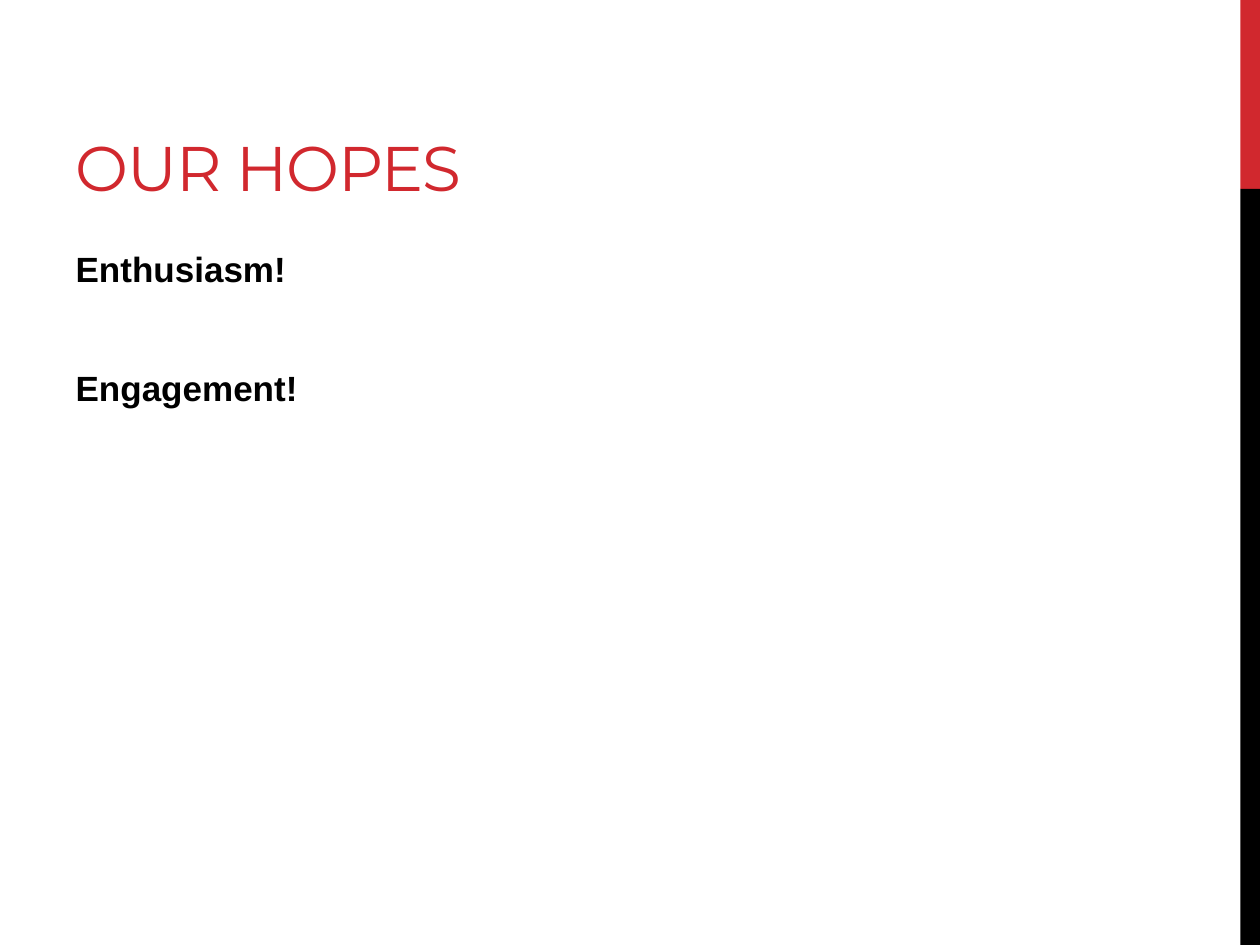
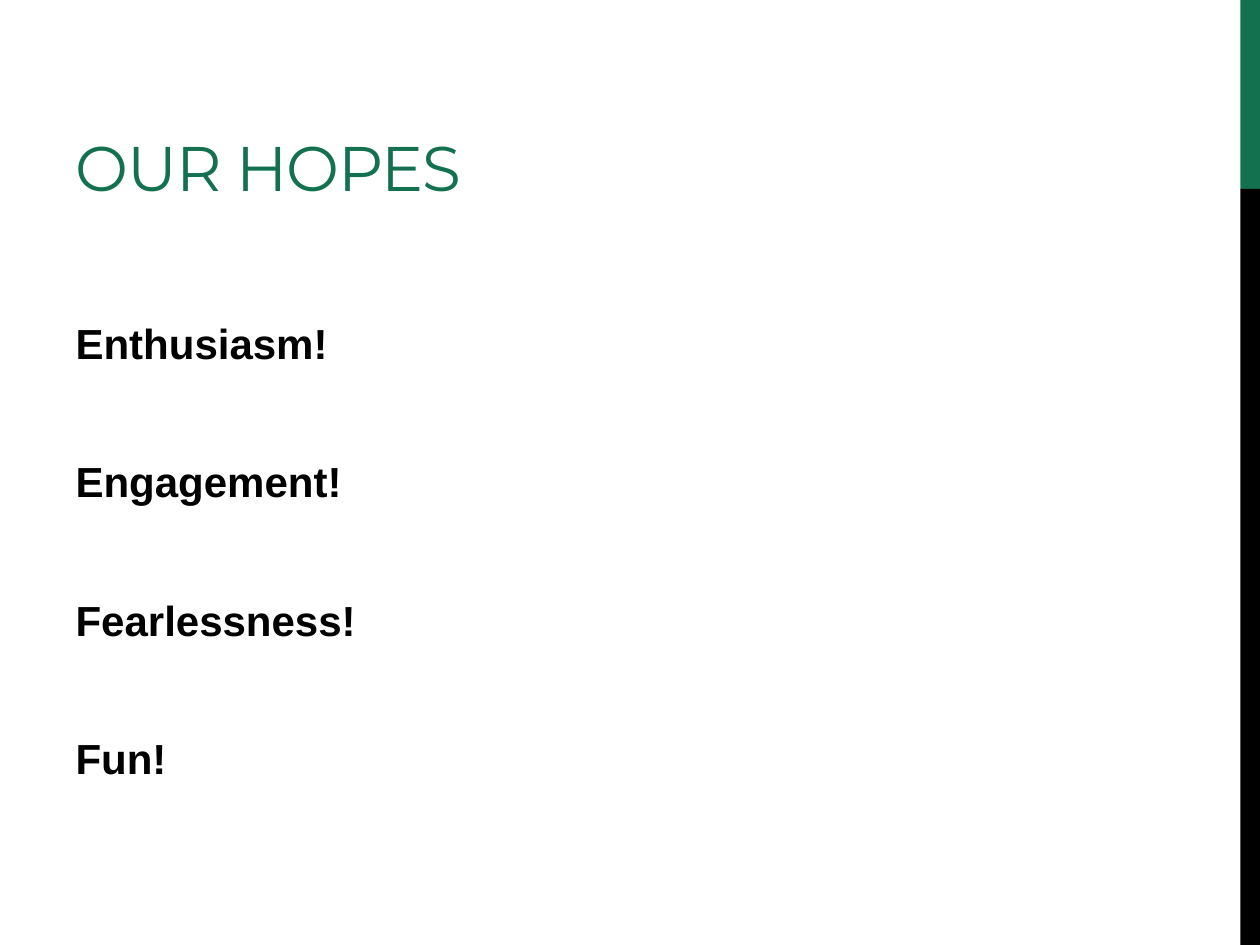
Before and after one commit to edamame-course/docs, a slide deck: slide 5 of extra/Presentations/2014-lecture1-edamame-welcome.ppt. Drawn at 1260x945 pixels with LibreOffice and Linux fonts; fonts in the diff are those of the drawing. Boxes give left, top, right and bottom in pixels: in the first picture for what was removed or moved away, otherwise in the second. Text is boxed around its words. In the diff, an @@ line names an element or a change of style, - is before the commit and + after.

```diff
--- a/extra/Presentations/2014-lecture1-edamame-welcome.ppt
+++ b/extra/Presentations/2014-lecture1-edamame-welcome.ppt
@@ title "OUR HOPES" at box(76, 146, 461, 192): text colour #D1282E to #147150 @@
@@ rectangle at box(1240, 0, 1260, 189): fill #D1282E to #147150 @@
@@ text at box(76, 328, 342, 506): size 20 to 24 pt in "Enthusiasm!", "Engagement!" @@
@@ text at box(76, 605, 356, 775): paragraphs added @@
+Fearlessness!
+Fun!
```
Also in this commit, not shown: 16 other slides changed, 2 slides added, 1 slide removed, 1 other file.
